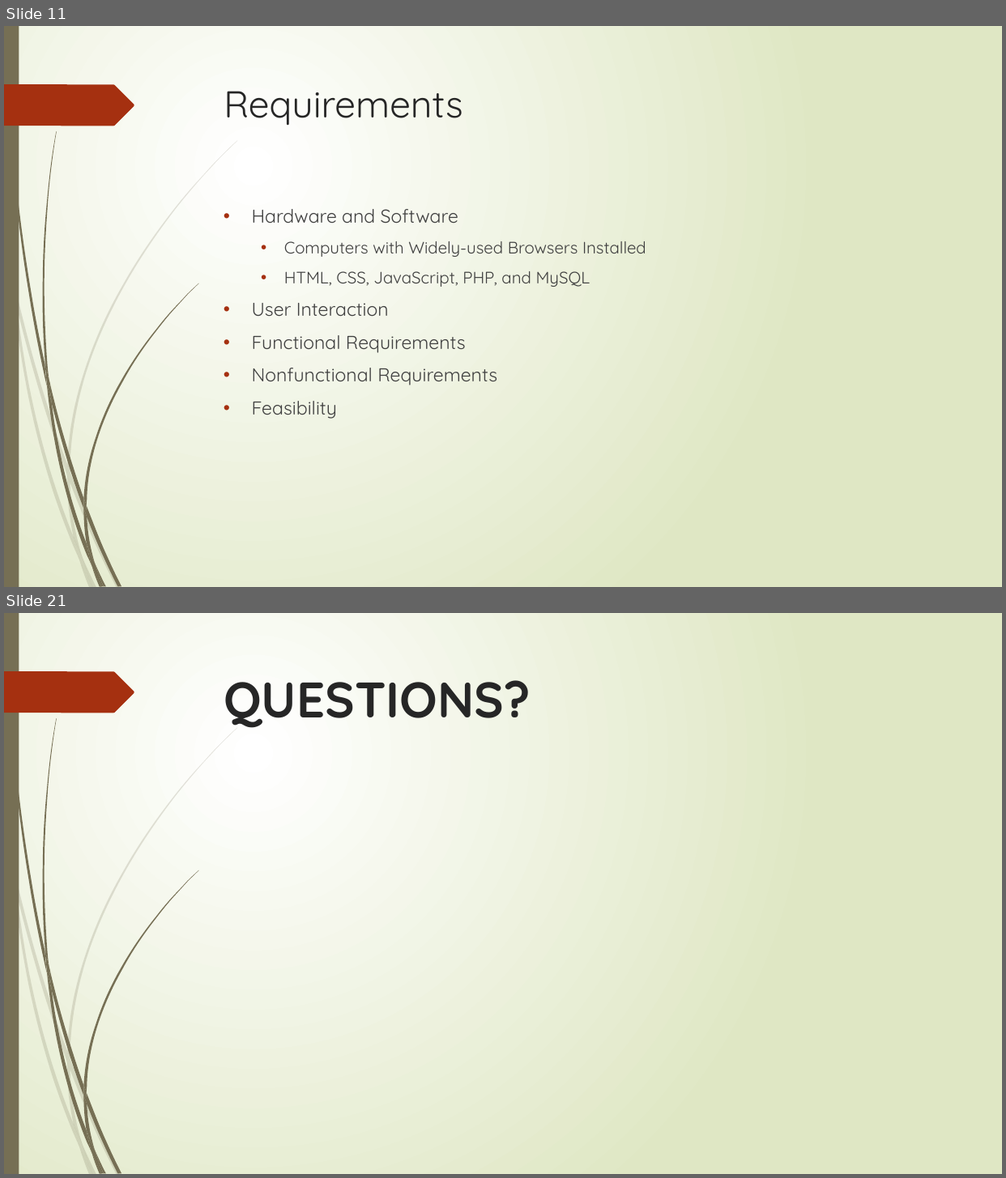
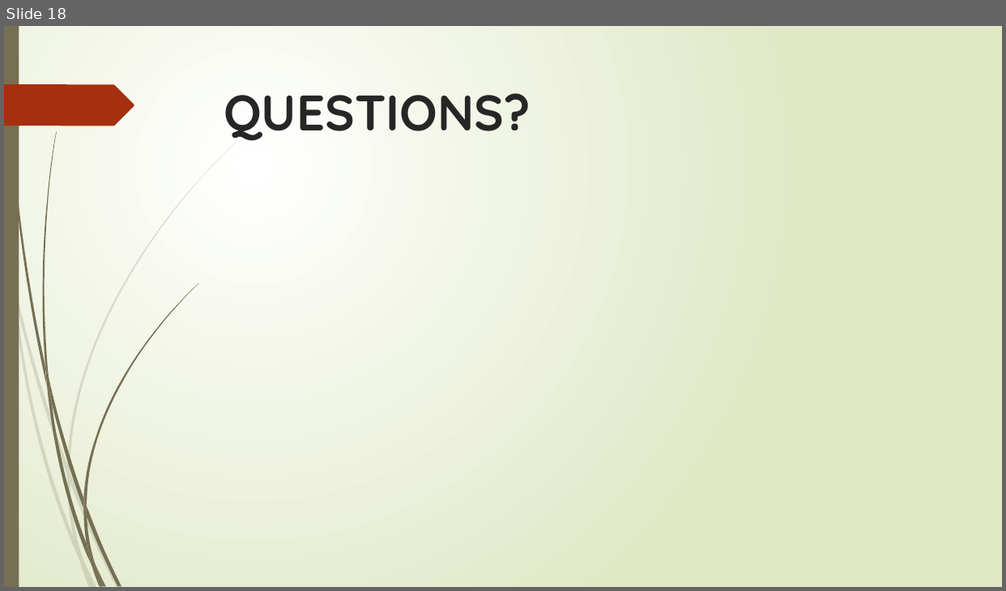
Before and after one commit to cs480GroupCAKE/PIEWebsite, a slide deck: Presentation/12.8.15 Presentation (Revised).pptx. Shown one above the other, each under a label of ours: slides 11 and 21 before the commit, slide 18 after it; the slides between them are not shown. The pictures are 1006x1178 and 1006x591 pixels, drawn with LibreOffice and Linux fonts; fonts in the diff are those of the drawing. Boxes give left, top, right and bottom in pixels: in the first picture for what was removed or moved away, otherwise in the second. Text is boxed around its words. In the diff, an @@ line names an element or a change of style, - is before the commit and + after.

```diff
--- a/Presentation/12.8.15 Presentation (Revised).pptx
+++ b/Presentation/12.8.15 Presentation (Revised).pptx
@@ slide 11 removed at <box>4,26,1002,587</box>, background gradient #FFFFFF to #DFE8C4; not listed: 24 template elements that a slide beside it also shows @@
@@ title removed at <box>224,91,463,125</box> @@
-Requirements
@@ text removed at <box>252,209,646,419</box> @@
-• Hardware and Software
-  • Computers with Widely-used Browsers Installed
-  • HTML, CSS, JavaScript, PHP, and MySQL
-• User Interaction
-• Functional Requirements
-• Nonfunctional Requirements
-• Feasibility
@@ what was slide 21 is now slide 18 @@
```
Also in this commit, not shown: 16 slides changed, 1 slide added, 3 other slides removed.
